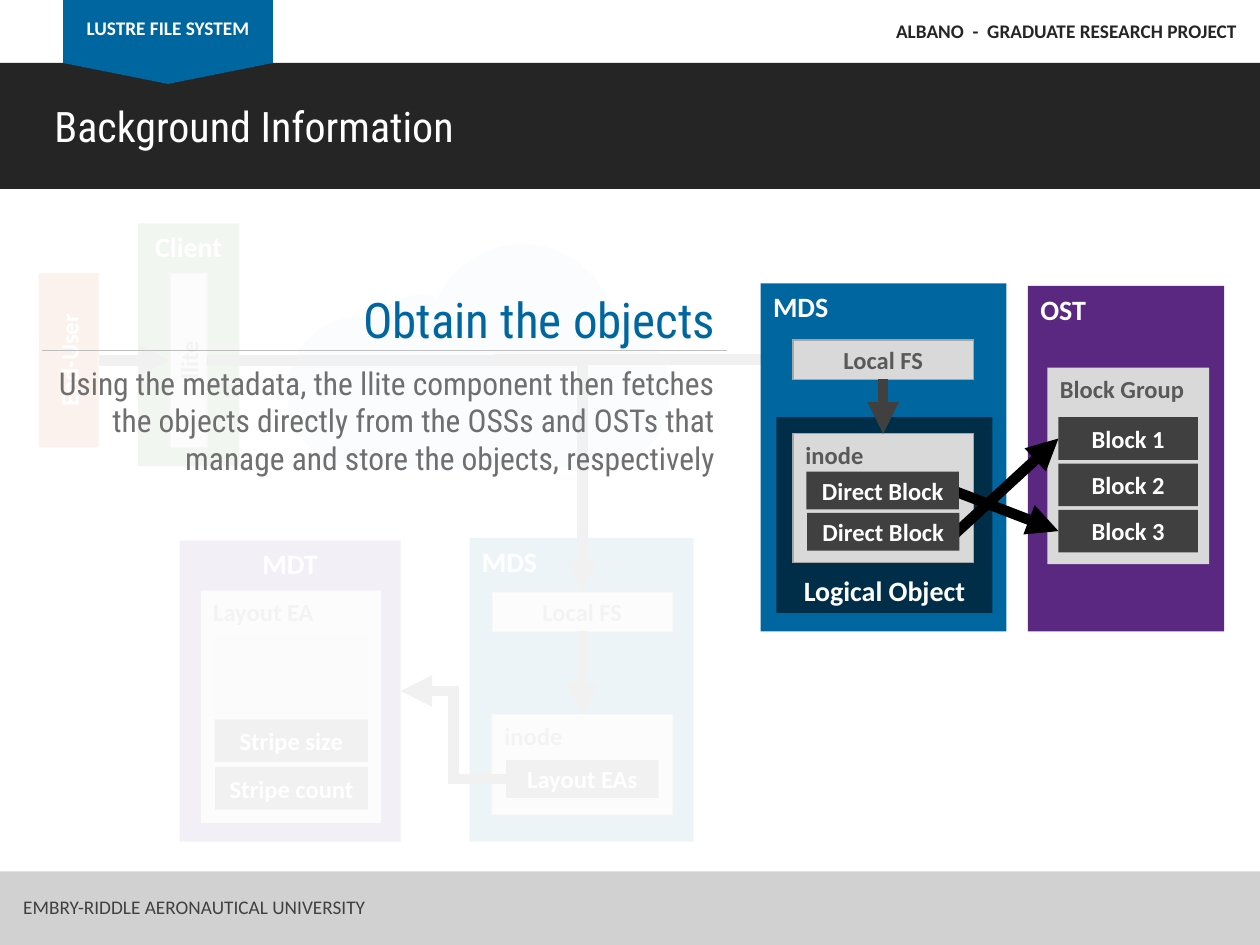
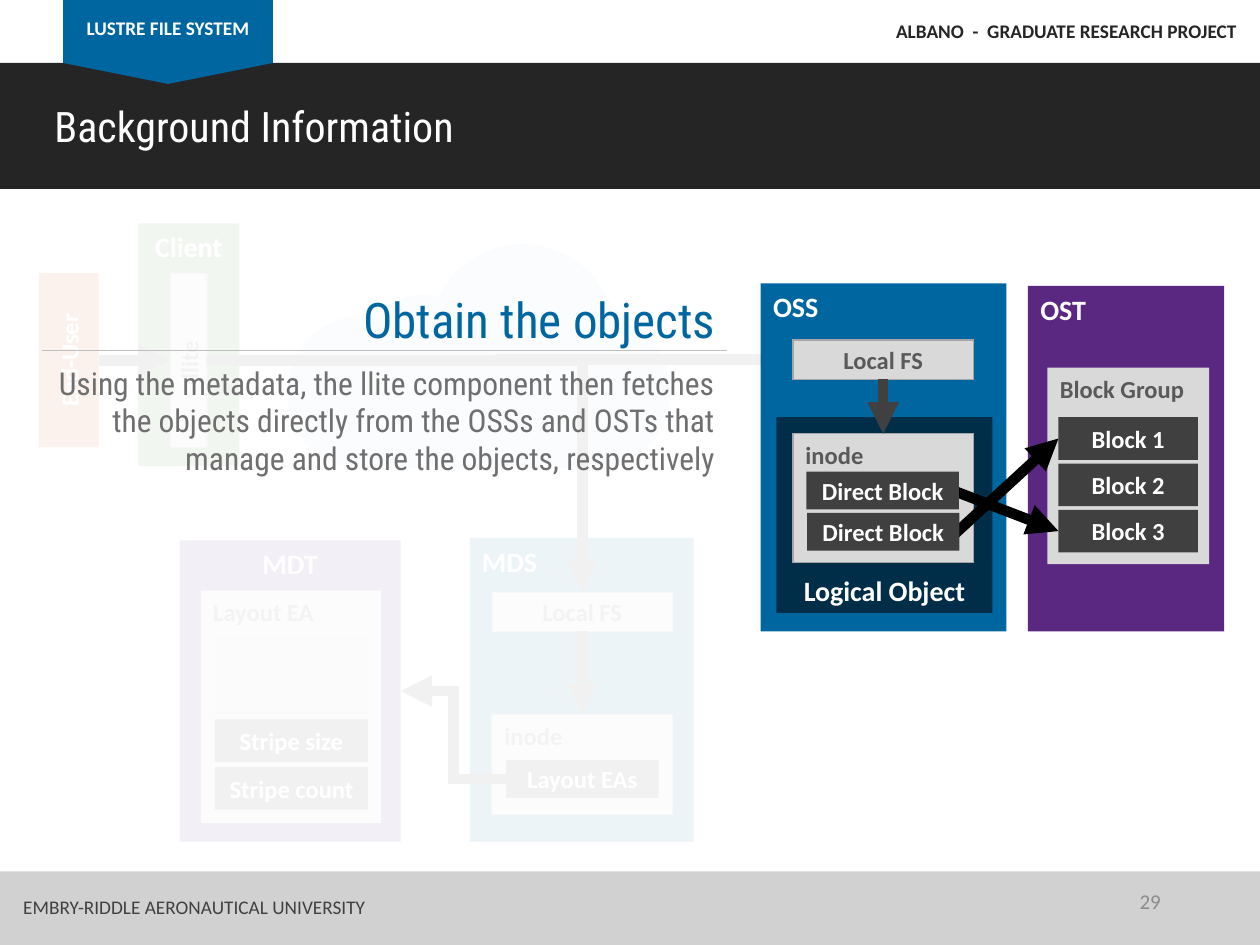
Before and after one commit to albanoj2/grp, a slide deck: slide 29 of docs/Albano_GRP_presentation.pptx. Drawn at 1260x945 pixels with LibreOffice and Linux fonts; fonts in the diff are those of the drawing; grey boxes stand for pictures. Boxes give left, top, right and bottom in pixels: in the first picture for what was removed or moved away, otherwise in the second. Text is boxed around its words. In the diff, an @@ line names an element or a change of style, - is before the commit and + after.

```diff
--- a/docs/Albano_GRP_presentation.pptx
+++ b/docs/Albano_GRP_presentation.pptx
@@ text in rectangle at (773,298,818,318): text changed @@
-MDS
+OSS
@@ page number added at (1140,895,1161,909), 12 pt, text #8C8C8C @@
+29
```
Also in this commit, not shown: 60 other slides changed, 26 other files.
